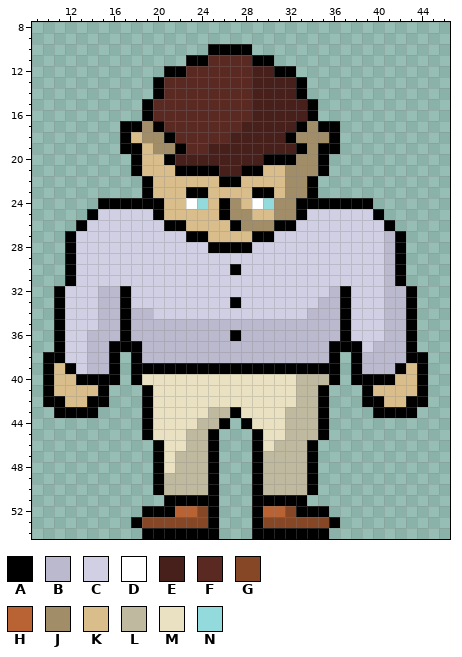
Edited in one commit: pixel-art sprite (assets/art/assistant.png). Above: the version before the commit.
The file is 55x55 pixels. Colours within 5 levels of each other are drawn and written as one. Shown: x 9..46, y 8..54.
Palette (. is transparent): A #000000  B #bbb9cd  C #d0cfe3  D #ffffff  E #47201b  F #592922  G #854726  H #b96335  J #a18d68  K #d9be8c  L #bfba9f  M #e9e1c1  N #93dadc
Pixels before, first column x 10:
10 ...............AAAA................
11 .............AAFFFFAA..............
12 ...........AAFFFFFFEEAA............
13 ..........AFFFFFFFFEEEEA...........
14 ..........AFFFFFFFFEEEEA...........
15 .........AFFFFFFFFFEEEEEA..........
16 .........AFFFFFFFFFEEEEEA..........
17 .......AAJAFFFFFFFEEEEEAJAA........
18 .......AKJJAFFFFFEEEEEAJJJA........
19 .......AAKJJAFFEEEEEEEEAJAA........
20 ........AKKAEEEEEEEEAAAJJA.........
21 ........AKKKAAAAEEAAKKJJJA.........
22 .........AKKKKKKAAKKKKJJA..........
23 .........AKKKAAKKKKAAKJJA..........
24 .....AAAAAAKKDNKAJKDNJJAAAAAAA.....
25 ....ACCCCCAKKKKKAJJKKJJACCCCCCA....
26 ...ACCCCCCCAAKKKKAJJJAACCCCCCCCA...
27 ..ACCCCCCCCCCAAKKKKAACCCCCCCCCCBA..
28 ..ACCCCCCCCCCCCAAAACCCCCCCCCCCCBA..
29 ..ACCCCCCCCCCCCCCCCCCCCCCCCCCCCBA..
30 ..ACCCCCCCCCCCCCCACCCCCCCCCCCCCBA..
31 ..ACCCCCCCCCCCCCCCCCCCCCCCCCCCCBA..
32 .ACCCBBACCCCCCCCCCCCCCCCCCBACCCBBA.
33 .ACCCBBACCCCCCCCCACCCCCCCBBACCCBBA.
34 .ACCCBBABBCCCCCCCCCCCCCCBBBACCCBBA.
35 .ACCCBBABBBBBBBBBBBBBBBBBBBACCCBBA.
36 .ACCBBBABBBBBBBBBABBBBBBBBBACCCBBA.
37 .ACCBBAAABBBBBBBBBBBBBBBBBAAACBBBA.
38 AACCBBA.ABBBBBBBBBBBBBBBBBA.ABBBBAA
39 AKACBBA.AAAAAAAAAAAAAAAAAAA.ABBBAKA
40 AKKAAAA.AMMMMMMMMMMMMMMLLLA.AAAAKKA
41 AKKKKA...AMMMMMMMMMMMMMLLA...AKKKKA
42 AAKKAA...AMMMMMMMMMMMMMLLA...AAKKAA
43 .AAAA....AMMMMMLLAMMMMLLLA....AAAA.
44 .........AMMMMLLA.AMMMLLLA.........
45 .........AMMMLLA...AMMLLLA.........
46 ..........AMMLLA...AMLLLA..........
47 ..........AMLLLA...ALLLLA..........
48 ..........AMLLLA...ALLLLA..........
49 ..........ALLLLA...ALLLLA..........
50 ..........ALLLLA...ALLLLA..........
51 ...........AAAAA...AAAAA...........
52 .........AAAHHGA...AHHGAAA.........
53 ........AGGGGGGA...AGGGGGGA........
54 .........AAAAAAA...AAAAAAA.........
Once edited:
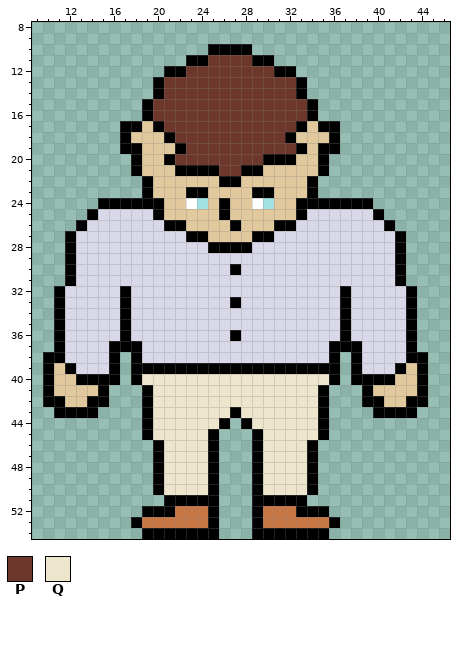
Colours new in this view: P #6d372c  Q #eee6cc
Diff:
colour C: #d0cfe3 -> #d8d8e8
colour G: #854726 -> #c77744
colour K: #d9be8c -> #e1c99d
colour N: #93dadc -> #a1e0e3
Changed rows in their new state; - is a pixel that keeps its letter.
first column x 14:
11 -----------PPPP--------------
12 ---------PPPPPPPP------------
13 -------PPPPPPPPPPPP----------
14 -------PPPPPPPPPPPP----------
15 ------PPPPPPPPPPPPPP---------
16 ------PPPPPPPPPPPPPP---------
17 -----K-PPPPPPPPPPPP-K--------
18 -----KK-PPPPPPPPPP-KKK-------
19 ------KK-PPPPPPPPPP-K--------
20 --------PPPPPPPP---KK--------
21 ------------PP----KKK--------
22 ------------------KK---------
23 ------------------KK---------
24 -------------K---KK----------
25 -------------KK--KK----------
26 --------------KKK------------
27 ---------------------------C-
28 ---------------------------C-
29 ---------------------------C-
30 ---------------------------C-
31 ---------------------------C-
32 -CC-------------------C----CC
33 -CC------------------CC----CC
34 -CC-CC--------------CCC----CC
35 -CC-CCCCCCCCCCCCCCCCCCC----CC
36 CCC-CCCCCCCCC-CCCCCCCCC----CC
37 CC---CCCCCCCCCCCCCCCCC----CCC
38 CC---CCCCCCCCCCCCCCCCC---CCCC
39 CC-----------------------CCC-
40 -----QQQQQQQQQQQQQQQQQ-------
41 ------QQQQQQQQQQQQQQQ--------
42 ------QQQQQQQQQQQQQQQ--------
43 ------QQQQQQQ-QQQQQQQ--------
44 ------QQQQQQ---QQQQQQ--------
45 ------QQQQQ-----QQQQQ--------
46 -------QQQQ-----QQQQ---------
47 -------QQQQ-----QQQQ---------
48 -------QQQQ-----QQQQ---------
49 -------QQQQ-----QQQQ---------
50 -------QQQQ-----QQQQ---------
52 --------GG------GG-----------
